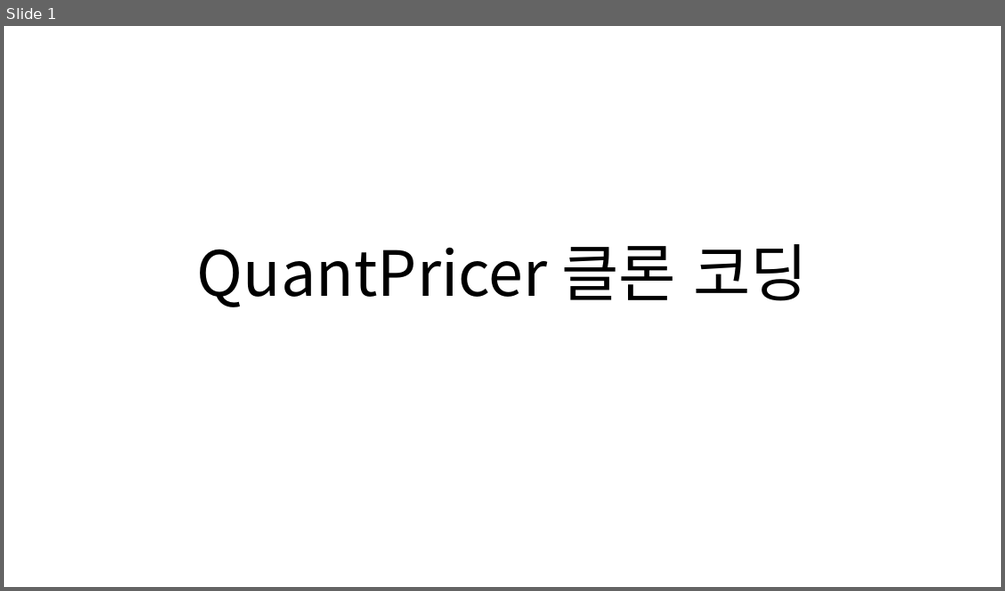
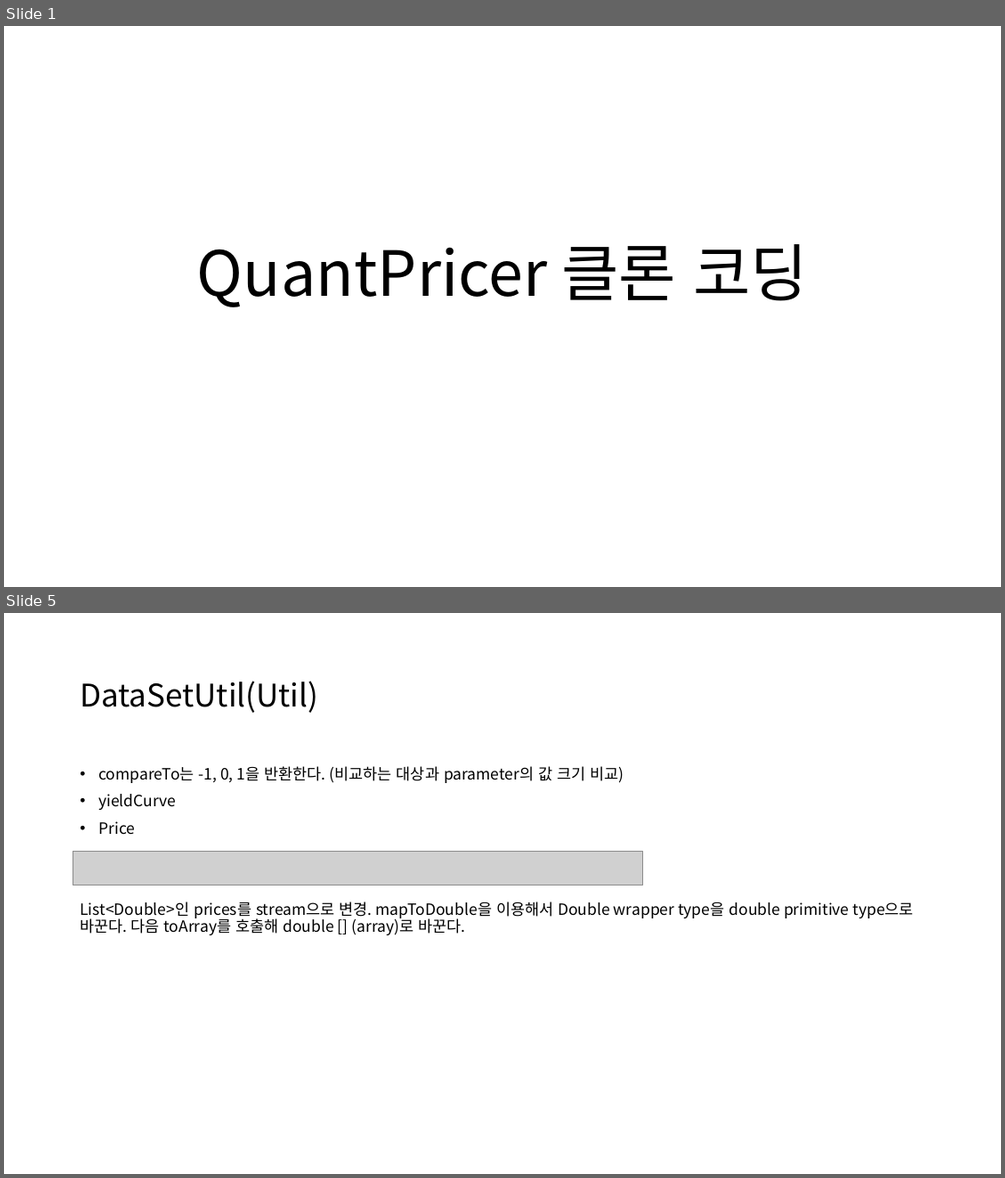
Before and after one commit to kdw1437/SpringHomework_BackEnd, a slide deck: QuantPricer 클론 코딩_240903.pptx. Shown one above the other, each under a label of ours: slide 1 before the commit, slides 1 and 5 after it; the slides between them are not shown. The pictures are 1005x591 and 1005x1178 pixels, drawn with LibreOffice and Linux fonts; fonts in the diff are those of the drawing; grey boxes stand for pictures. Boxes give left, top, right and bottom in pixels: in the first picture for what was removed or moved away, otherwise in the second. Text is boxed around its words. In the diff, an @@ line names an element or a change of style, - is before the commit and + after.

```diff
--- a/QuantPricer 클론 코딩_240903.pptx
+++ b/QuantPricer 클론 코딩_240903.pptx
@@ slide 5 added at bbox=[4, 613, 1001, 1174], background #FFFFFF @@
@@ title added at bbox=[80, 681, 318, 713], 30 pt, text #000000 @@
+DataSetUtil(Util)
@@ text added at bbox=[80, 766, 914, 935], 15 pt, text #000000 @@
+• compareTo는 -1, 0, 1을 반환한다. (비교하는 대상과 parameter의 값 크기 비교)
+• yieldCurve
+• Price
+List<Double>인 prices를 stream으로 변경. mapToDouble을 이용해서 Double wrapper type을 double primitive type으로 바꾼다. 다음 toArray를 호출해 double [] (array)로 바꾼다.
@@ picture added at bbox=[73, 852, 643, 885] @@
```
Also in this commit, not shown: 2 slides changed, 5 other slides added.
